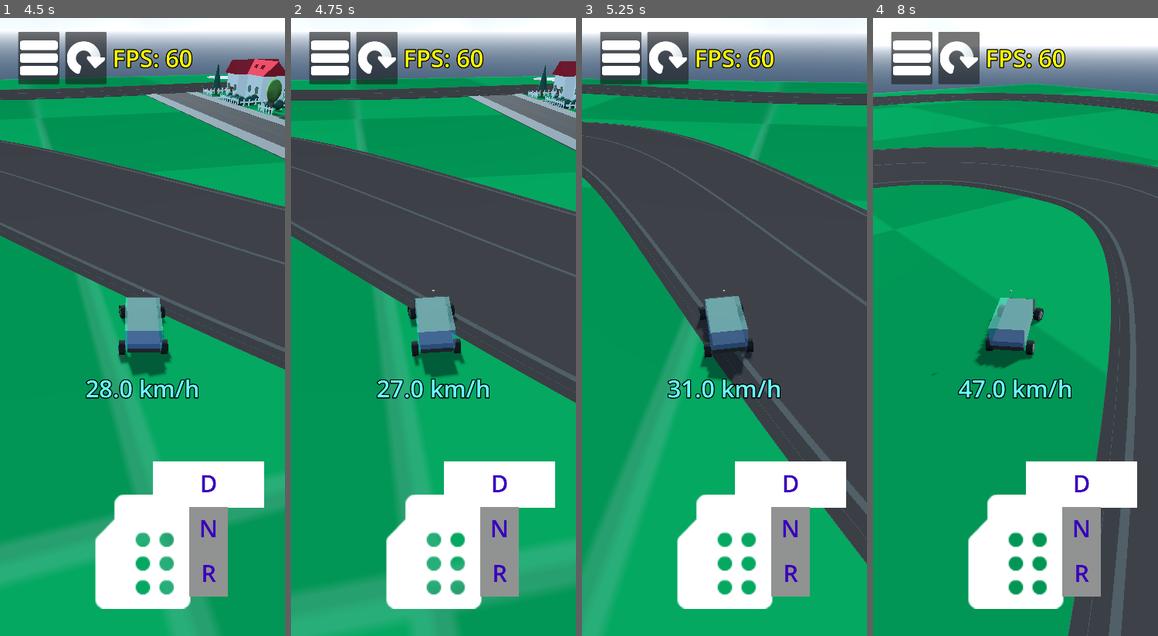
Above: before the commit, frames 1-4 (left to right).
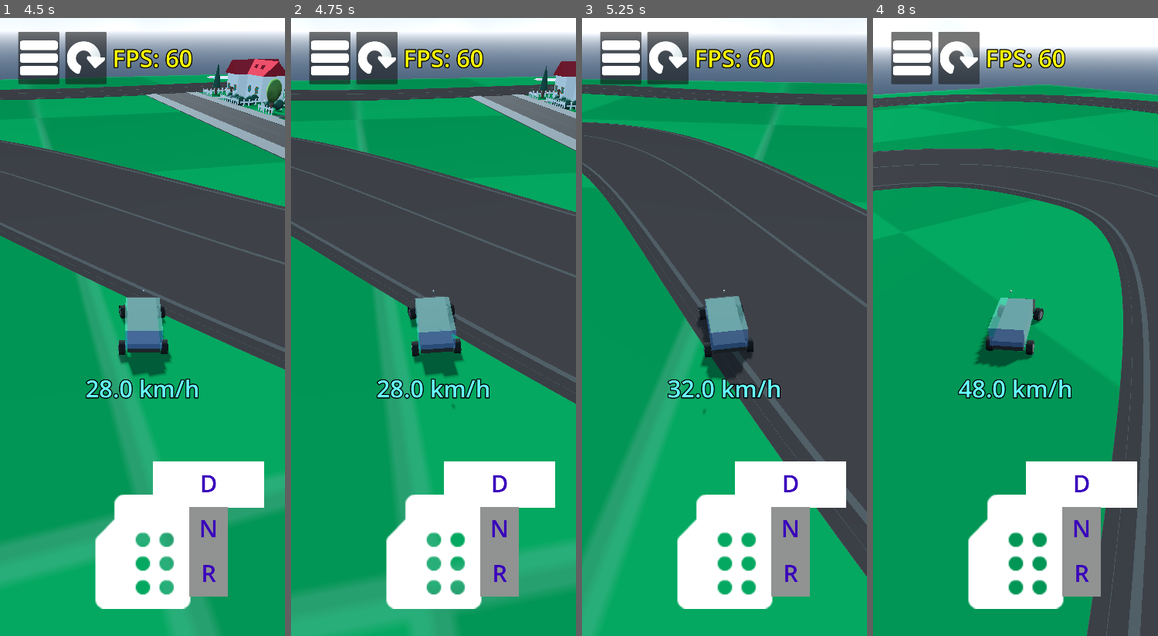
Above: after the commit, the same moments.

Repository: AssafDamari/cars-2
Game: Godot game, scene res://scenes/main_menu.tscn
The game is run twice, just before and just after one commit, with the same random seed, the same clock (stepped at 60 frames per second) and the same inputs.
Inputs (mouse positions are in pixels of both pictures, inside the frame that each line leads up to):
- Up to frame 1 (4.5 s): click "Cargo" at 0.5 s; tap Enter (ui_accept) at 1.25 s; drag from (208, 530) to (171, 191) at 1.27 s; drag from (85, 357) to (128, 450) at 2.02 s; move the mouse to (171, 191) at 2.77 s; hold Right (ui_right) 2.78-3.5 s; drag from (128, 450) to (57, 234) at 3.52 s; move the mouse to (228, 419) at 4.27 s; hold Left (ui_left) from 4.28 s (still down)
- Up to frame 2 (4.75 s): keep holding Left (ui_left); tap Enter (ui_accept) at 4.52 s
- Up to frame 3 (5.25 s): release Left (ui_left) at 5 s; drag from (639, 234) to (681, 172) at 5.02 s
- Up to frame 4 (8 s): move the mouse to (1029, 327) at 5.77 s; hold Left (ui_left) 5.78-6.5 s; click (1029, 327) at 5.92 s; drag from (972, 172) to (958, 357) at 6.52 s; move the mouse to (1078, 296) at 7.27 s; hold Right (ui_right) from 7.28 s (still down); tap Enter (ui_accept) at 7.52 s

Frame 1 is identical in both runs. In frame 2, 1.3% of the frame differs, in the area x 0-100%, y 7-64%; in frame 3, 3.2%; in frame 4, 7.4%, in the area x 0-100%, y 10-100%.

Commit message:
fine tune brake force

Diff:
--- a/scenes/car_1.gd
+++ b/scenes/car_1.gd
@@ -3,8 +3,8 @@
 
 @export var color: Color = Color.WHITE
 @export var max_speed: float = 40
-@export var max_engine_force = 2000
-@export var max_brake_force: float = 40.0
+@export var max_engine_force: float = 2000
+@export var max_brake_force: float = 20.0
 
 @onready var body_mesh: MeshInstance3D = $Body/MeshInstance3D
 @onready var brake_indicator: Node3D = $brake_indicator
--- a/scenes/npc_car_controller.gd
+++ b/scenes/npc_car_controller.gd
@@ -128,13 +128,12 @@
 
 	# 4. Obstacle Avoidance Decision
 	if is_blocked:
-		vehicle.brake = 1.0
-		vehicle.engine_force = 0.0
+		vehicle.brake_car()
 		vehicle.show_brake_indicator()
 	else:
 		vehicle.brake = 0.0
+		vehicle.hide_brake_indicator()
 		_drive_towards(vehicle.to_local(target_point_global), delta, speed_sq)
-		vehicle.hide_brake_indicator()
 
 func _drive_towards(local_target: Vector3, delta: float, speed_sq: float) -> void:
 	## Effect: Applies the mechanical control inputs to the VehicleBody3D based on where
